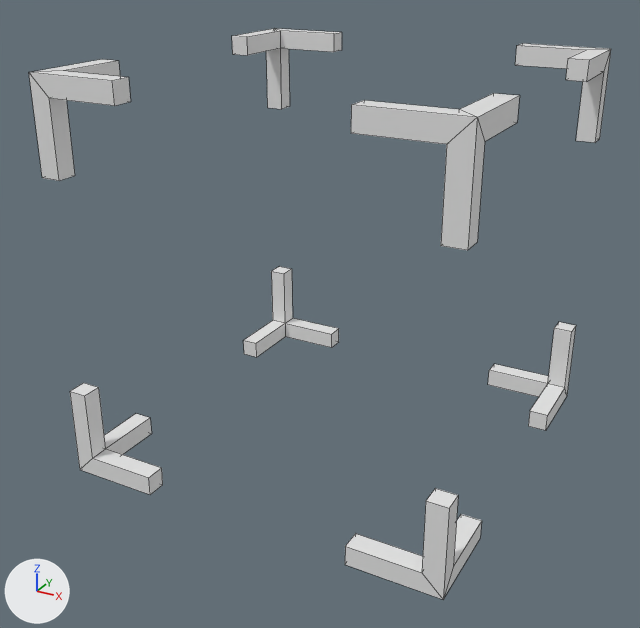
One commit to the Blender file Assets/Meshes/Selection.blend: the scene before it, then after it.
Rendered twice from a 50 mm camera at (0.978, -1.901, 0.788) aimed at (-0.009, -0.107, -0.109). Lighting does not change. The marker at lower left points along +X, +Y and +Z. Mesh edges are drawn as thin lines.

Objects in the first picture: 'Selector'.
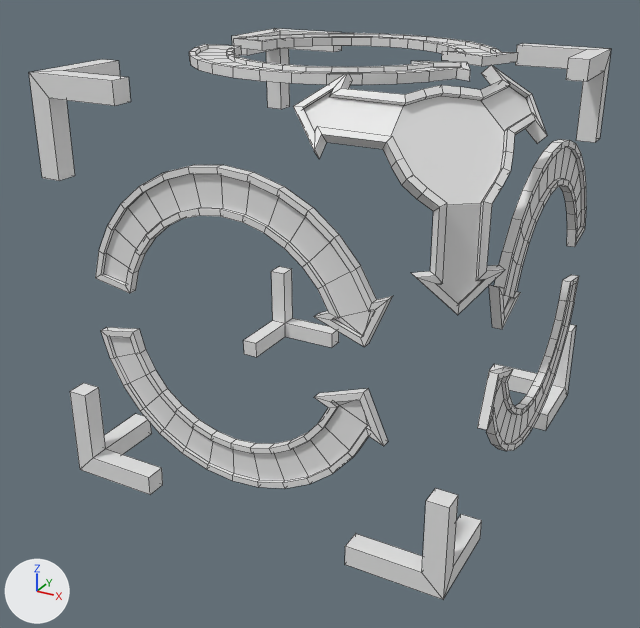
Where the change shows, as pixel boxes (x1, y1, x2, y2) in the pictures (640 x 628 px):
'TranslateArrows', added
    after: (293, 65, 547, 315)
'ZCWArrow', added
    after: (95, 165, 393, 347)
'ZCCWArrow', added
    after: (101, 327, 388, 488)
'XCCArrow', added
    after: (489, 139, 586, 329)
'YCCWArrow', added
    after: (189, 44, 470, 85)
'XCWArrow', added
    after: (477, 275, 579, 451)
'YCWArrow', added
    after: (234, 33, 518, 66)
part 1 of me_cube, deleted
    before: (351, 93, 519, 250)

Patch to the scene script:
```diff
--- a/Assets/Meshes/Selection.blend.py
+++ b/Assets/Meshes/Selection.blend.py
@@ me_cube @@
 me_cube.from_pydata(...)  # 136 vertices, 120 faces; spans x -0.5..0.5, y -0.5..0.5, z -0.5..0.5
 # used by ob_selector; location = (0.0, 0.0, 0.0); rotation_euler = (1.571, 0.0, 0.0), in degrees (90, 0, 0)
+# me_cube part 1: the loose piece of 17 vertices spanning x 0.27..0.5, y 0.27..0.5, z 0.27..0.5 is deleted
@@ me_circle_002 @@
+me_circle_002.from_pydata(...)  # 124 vertices, 109 faces; spans x -0.355..0.363, y 0.5..0.521, z -0.359..-0.047
@@ me_circle_003 @@
+me_circle_003.from_pydata(...)  # 124 vertices, 109 faces; spans x -0.355..0.363, y 0.047..0.359, z 0.5..0.521
@@ me_circle_004 @@
+me_circle_004.from_pydata(...)  # 124 vertices, 109 faces; spans x 0.5..0.521, y -0.359..-0.047, z -0.355..0.363
@@ me_circle_005 @@
+me_circle_005.from_pydata(...)  # 120 vertices, 94 faces; spans x 0.144..0.547, y 0.139..0.544, z 0.144..0.548
@@ me_circle_006 @@
+me_circle_006.from_pydata(...)  # 124 vertices, 109 faces; spans x -0.355..0.363, y 0.5..0.521, z 0.047..0.359
@@ me_circle_007 @@
+me_circle_007.from_pydata(...)  # 124 vertices, 109 faces; spans x 0.5..0.521, y 0.047..0.359, z -0.355..0.363
@@ me_circle_008 @@
+me_circle_008.from_pydata(...)  # 124 vertices, 109 faces; spans x -0.355..0.363, y -0.359..-0.047, z 0.5..0.521
@@ ob_ycwarrow @@
+ob_ycwarrow = bpy.data.objects.new('YCWArrow', me_circle_002)
+ob_ycwarrow.location = (0.0, 0.0, 0.0)
+ob_ycwarrow.rotation_euler = (1.571, 0.0, 0.0)  # degrees (90, 0, 0)
@@ ob_zcwarrow @@
+ob_zcwarrow = bpy.data.objects.new('ZCWArrow', me_circle_003)
+ob_zcwarrow.location = (0.0, 0.0, 0.0)
+ob_zcwarrow.rotation_euler = (1.571, 0.0, 0.0)  # degrees (90, 0, 0)
@@ ob_xcwarrow @@
+ob_xcwarrow = bpy.data.objects.new('XCWArrow', me_circle_004)
+ob_xcwarrow.location = (0.0, 0.0, 0.0)
+ob_xcwarrow.rotation_euler = (1.571, 0.0, 0.0)  # degrees (90, 0, 0)
@@ ob_translatearrows @@
+ob_translatearrows = bpy.data.objects.new('TranslateArrows', me_circle_005)
+ob_translatearrows.location = (0.0, 0.0, 0.0)
+ob_translatearrows.rotation_euler = (1.571, 0.0, 0.0)  # degrees (90, 0, 0)
@@ ob_yccwarrow @@
+ob_yccwarrow = bpy.data.objects.new('YCCWArrow', me_circle_006)
+ob_yccwarrow.location = (0.0, 0.0, 0.0)
+ob_yccwarrow.rotation_euler = (1.571, 0.0, 0.0)  # degrees (90, 0, 0)
@@ ob_xccarrow @@
+ob_xccarrow = bpy.data.objects.new('XCCArrow', me_circle_007)
+ob_xccarrow.location = (0.0, 0.0, 0.0)
+ob_xccarrow.rotation_euler = (1.571, 0.0, 0.0)  # degrees (90, 0, 0)
@@ ob_zccwarrow @@
+ob_zccwarrow = bpy.data.objects.new('ZCCWArrow', me_circle_008)
+ob_zccwarrow.location = (0.0, 0.0, 0.0)
+ob_zccwarrow.rotation_euler = (1.571, 0.0, 0.0)  # degrees (90, 0, 0)
```
